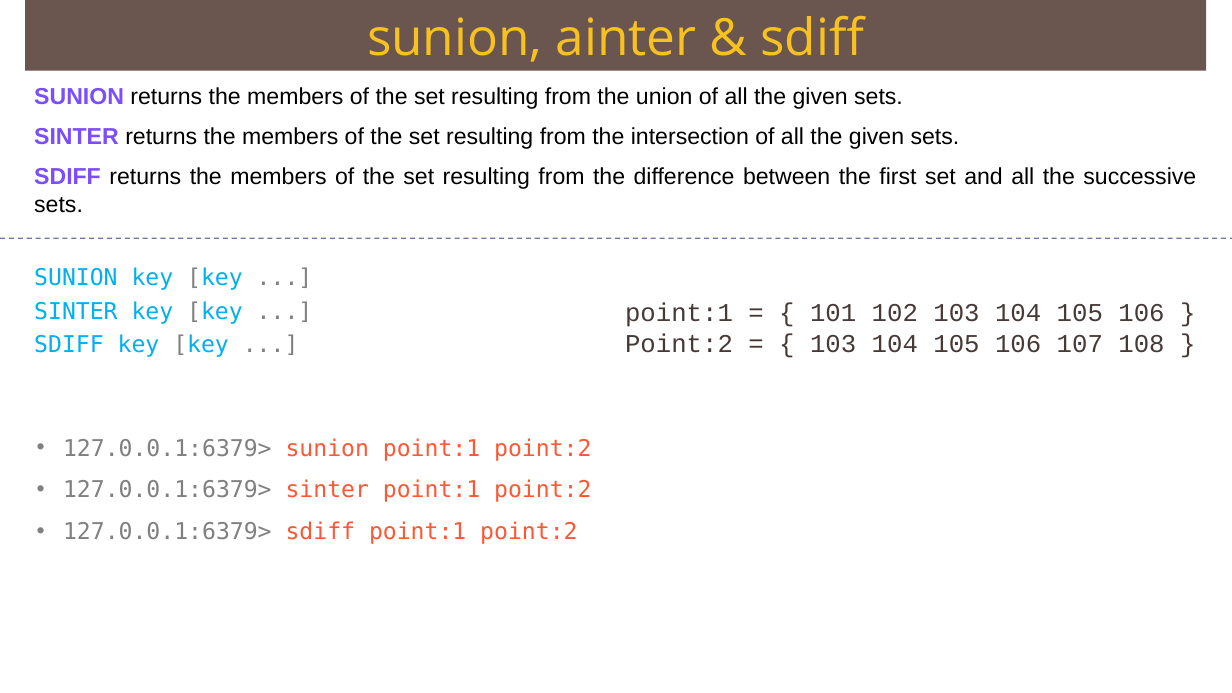
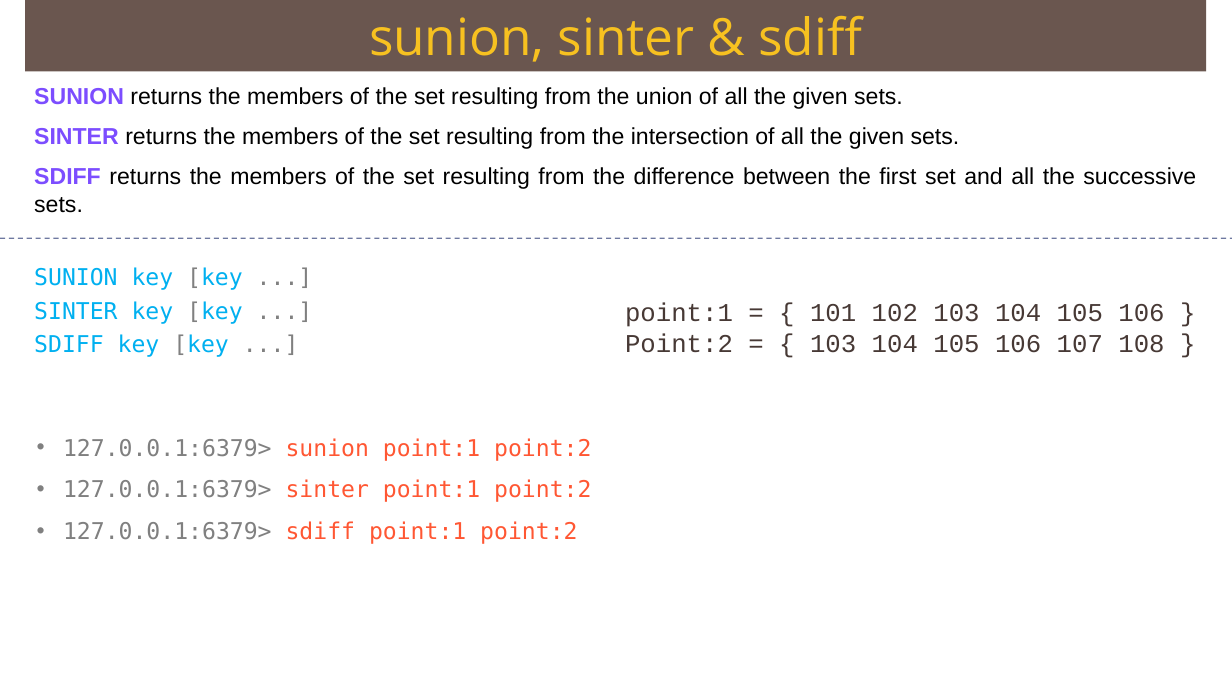
Before and after one commit to Saleel-Bagde/PPT-s, a slide deck: slide 64 of redis Ver2.pptx. Drawn at 1232x693 pixels with LibreOffice and Linux fonts; fonts in the diff are those of the drawing. Boxes give left, top, right and bottom in pixels: in the first picture for what was removed or moved away, otherwise in the second. Text is boxed around its words. In the diff, an @@ line names an element or a change of style, - is before the commit and + after.

```diff
--- a/redis Ver2.pptx
+++ b/redis Ver2.pptx
@@ text in rectangle at [369,16,862,62]: text changed @@
-sunion, ainter & sdiff
+sunion, sinter & sdiff
```
Also in this commit, not shown: 52 other slides changed, 3 slides added.
